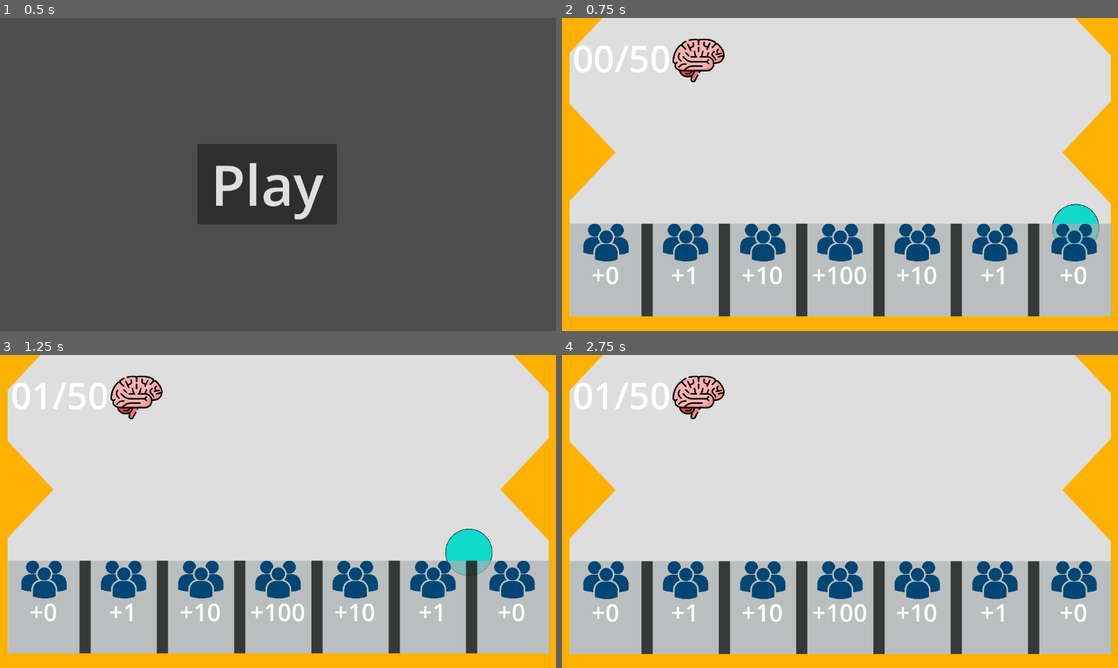
Above: before the commit, frames 1-4 (two rows, left to right).
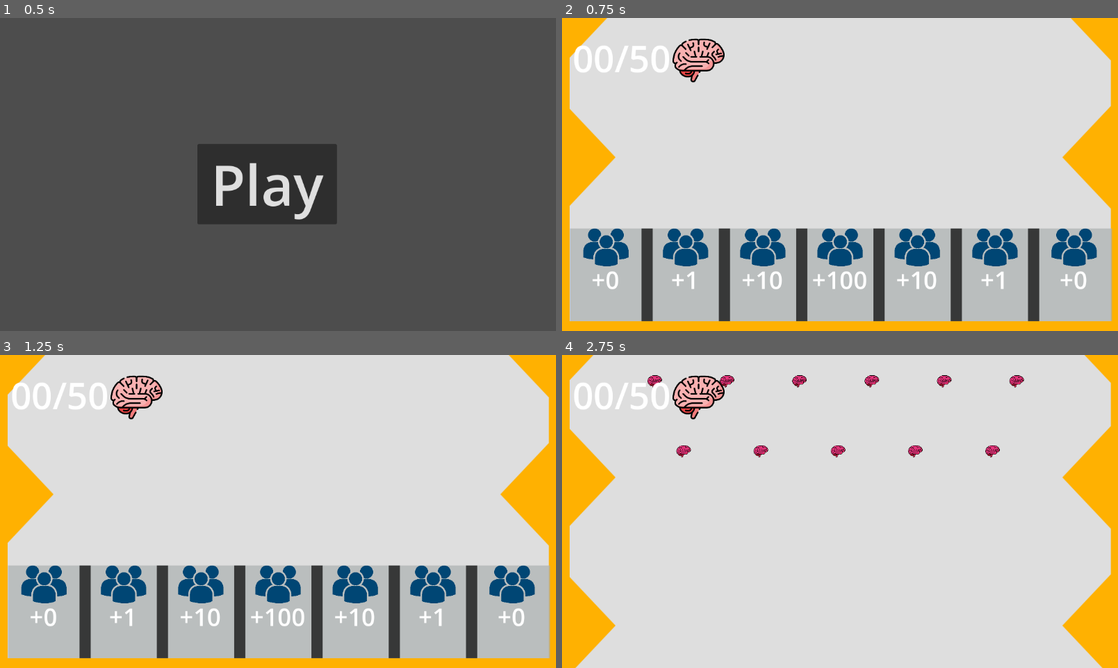
Above: after the commit, the same moments.

Repository: T3C-NEO/GoM-prototype
Game: Godot game, scene res://menu.tscn
Same seed, same stepped clock (60 frames per second), same inputs: the game is played once before the commit and once after it.
Inputs (mouse positions are in pixels of both pictures, inside the frame that each line leads up to):
- Up to frame 1 (0.5 s): no input
- Up to frame 2 (0.75 s): click "Play" at 0.5 s
- Up to frame 3 (1.25 s): no input
- Up to frame 4 (2.75 s): move the mouse to (962, 495) at 1.27 s; press the mouse at (962, 495) at 1.28 s; hold W (forward) 1.28-2.03 s; move the mouse to (728, 527) at 2.02 s; release the mouse at (728, 527) at 2.03 s; click (728, 527) at 2.1 s

Frame 1 is identical in both runs. In frame 2, 7.9% of the frame differs, in the area x 1-99%, y 0-97%; in frame 3, 8.4%; in frame 4, 35%, in the area x 1-99%, y 0-100%.

Commit message:
tweaks and text updates

Diff:
--- a/Baby Changing Station.tscn
+++ b/Baby Changing Station.tscn
@@ -83,6 +83,15 @@
 wait_time = 7.0
 autostart = true
 
+[node name="Label" type="Label" parent="."]
+offset_left = 30.0
+offset_top = 41.0
+offset_right = 392.0
+offset_bottom = 99.0
+theme_override_font_sizes/font_size = 40
+text = "Change the diaper!"
+horizontal_alignment = 1
+
 [connection signal="pressed" from="Icon/Button" to="." method="_on_button_pressed"]
 [connection signal="pressed" from="Icon2/Button2" to="." method="_on_button_2_pressed"]
 [connection signal="pressed" from="Icon3/Button3" to="." method="_on_button_3_pressed"]
--- a/baby_changing_station.gd
+++ b/baby_changing_station.gd
@@ -1,19 +1,24 @@
 extends Node2D
 
+@onready var text = $Label;
 var step1 = 2
-# Called when the node enters the scene tree for the first time.
-func _ready() -> void:
-	pass # Replace with function body.
 
 
-# Called every frame. 'delta' is the elapsed time since the previous frame.
+func _ready() -> void:
+	text.scale = Vector2.ZERO;
+
+
 func _process(_delta: float) -> void:
+	var tween = get_tree().create_tween();
+	tween.tween_property(text, "scale", Vector2(1, 1), 3);
+
 	if step1 == 0:
 		get_node("Icon3").visible = true
 	if step1 == -4:
 		step1 = 2;
 		get_node("Icon").visible = true
 		get_node("Icon2").visible = true
+		text.visible = false;
 		visible = false
 		Game.right_active = false;
 
--- a/chip.gd
+++ b/chip.gd
@@ -22,7 +22,6 @@
 	elif(!stop):
 		new_drop_point(delta);
 
-	boundaries_for_final_plinko();
 
 func set_drop_point() -> void:
 	var mouse : Vector2 = get_global_mouse_position();
@@ -45,10 +44,3 @@
 
 	if(position.x < 65 || position.x > 1085):
 		speed *= -1;
-
-func boundaries_for_final_plinko():
-	#sets, ummm, the boundaries for final plinko
-	if(position.x < 0):
-		position.x = 1150;
-	if(position.x > 1150):
-		position.x = 0;
--- a/chores.gd
+++ b/chores.gd
@@ -1,19 +1,27 @@
 extends Node2D
+
+@onready var text = $Label;
+
 
 var squee
 var cleaned = 9
 # Called when the node enters the scene tree for the first time.
 func _ready() -> void:
+	text.scale = Vector2.ZERO;
 	squee = get_node("Squeegee")
 
 
 # Called every frame. 'delta' is the elapsed time since the previous frame.
 func _process(_delta: float) -> void:
+	var tween = get_tree().create_tween();
+	tween.tween_property(text, "scale", Vector2(1, 1), 3);
+
 	var mouse = get_local_mouse_position()
 	squee.position.y = mouse.y
 	if mouse.x > 50 and mouse.x < 525:
 		squee.position.x = mouse.x
 	if cleaned == 0:
+		text.visible = false;
 		visible = false
 		Game.right_active = false;
 		cleaned = 9
--- a/chores.tscn
+++ b/chores.tscn
@@ -141,6 +141,16 @@
 wait_time = 7.0
 autostart = true
 
+[node name="Label" type="Label" parent="."]
+offset_left = 30.0
+offset_top = 156.0
+offset_right = 319.0
+offset_bottom = 219.0
+theme_override_font_sizes/font_size = 40
+text = "CLEAN!!"
+horizontal_alignment = 1
+vertical_alignment = 1
+
 [connection signal="mouse_entered" from="GrayBg/Icon/Area2D" to="GrayBg/Icon" method="_on_area_2d_mouse_entered"]
 [connection signal="mouse_entered" from="GrayBg/Icon2/Area2D" to="GrayBg/Icon2" method="_on_area_2d_mouse_entered"]
 [connection signal="mouse_entered" from="GrayBg/Icon3/Area2D" to="GrayBg/Icon3" method="_on_area_2d_mouse_entered"]
--- a/game.gd
+++ b/game.gd
@@ -5,6 +5,7 @@
 var CEODone : bool = false;
 var DebtDone : bool = false;
 var OctoDone : bool = false;
+var demoDone : bool = false;
 
 #keeps track of bossman plinko
 var sliders_active : bool = true;
--- a/loading_2.gd
+++ b/loading_2.gd
@@ -7,7 +7,7 @@
 
 
 # Called every frame. 'delta' is the elapsed time since the previous frame.
-func _process(delta: float) -> void:
+func _process(_delta: float) -> void:
 	pass
 
 
--- a/main_sccene.gd
+++ b/main_sccene.gd
@@ -4,6 +4,7 @@
 @onready var work = $work;
 @onready var tentacles = $bottom_tentacles;
 @onready var progress = $ProgressBar;
+@onready var shopping = $right/shopping;
 
 var target_time : float = 60.0;
 
@@ -15,6 +16,7 @@
 func _process(delta: float) -> void:
 	money.text = "$" + str(Game.money) + ".00"
 
+	change_color();
 
 	target_time -= delta;
 	progress.value = map(target_time, 60.0, 0.0, 100.0, 0.0);
@@ -36,6 +38,13 @@
 
 	#print($Timer.time_left)
 
+func change_color():
+	if(shopping.can_afford):
+		money.add_theme_color_override("font_color", Color.WHITE);
+	else:
+		money.add_theme_color_override("font_color", Color.RED);
+
+
 func _on_button_pressed() -> void:
 	end_level();
 
@@ -54,6 +63,7 @@
 	#Game.right_active = true;
 	pass
 
+
 func end_level():
 	Game.OctoDone = true
 	get_tree().change_scene_to_file("res://overworld3.tscn")
--- a/menu.gd
+++ b/menu.gd
@@ -7,7 +7,7 @@
 
 
 # Called every frame. 'delta' is the elapsed time since the previous frame.
-func _process(delta: float) -> void:
+func _process(_delta: float) -> void:
 	pass
 
 
--- a/overworld.gd
+++ b/overworld.gd
@@ -9,6 +9,9 @@
 @onready var ghost = $Ghost;
 @onready var time2 = $Ghost/Timer;
 
+@onready var play = $play;
+var show_thoughts : bool;
+
 func _ready() -> void:
 	playBox = 	get_node("play");
 	Game.floor = 6;
@@ -16,7 +19,9 @@
 		get_node("Bad").visible = false
 		get_node("Button").queue_free()
 
-func _process(delta: float) -> void:
+func _process(_delta: float) -> void:
+	play.visible = show_thoughts;
+
 	if (clicked == false):
 		tap.modulate.a = 1-(timer.time_left);
 	if (clicked == true):
@@ -79,3 +84,13 @@
 	tween.tween_property(ghost, "scale", Vector2(0.645,0.645), 1)
 	#clicked = false;
 	$TapHere/Timer2.start();
+
+
+func _on_area_2d_body_entered(body: Node2D) -> void:
+	if(body.name == "CharacterBody2D"):
+		show_thoughts = true;
+
+
+func _on_area_2d_body_exited(body: Node2D) -> void:
+	if(body.name == "CharacterBody2D"):
+		show_thoughts = false;
--- a/overworld.tscn
+++ b/overworld.tscn
@@ -154,8 +154,7 @@
 button_mask = 0
 text = "Lauren - Graphic Designer
 
-Oof. All that debt from their partner's medical bills is driving them crazy. Let's pluck those thoughts out so they can work in peace.
-
+Massive debt troubling the mind, huh? Classic!  I'll pluck those thoughts out so you can work in peace.
 
 
 "
@@ -181,9 +180,7 @@
 offset_right = 1204.0
 offset_bottom = 245.0
 button_mask = 0
-text = "Lauren - Graphic Designer
-
-Finally, with all those silly thoughts of debt gone she can work or something"
+text = "It's not debt relief but at least it's relief from debt! "
 autowrap_mode = 2
 
 [node name="play2" type="Button" parent="."]
--- a/overworld0.tscn
+++ b/overworld0.tscn
@@ -11,6 +11,12 @@
 [ext_resource type="PackedScene" uid="uid://dxn7a40jr2idf" path="res://character_body_2d.tscn" id="7_iss8g"]
 [ext_resource type="Texture2D" uid="uid://mkcoy28k0wp8" path="res://assets/sprites and images/boss sketch room.png" id="10_7bwa3"]
 [ext_resource type="Texture2D" uid="uid://cij4gldeypg7e" path="res://assets/sprites and images/player sprite 1.png" id="10_x0n3w"]
+
+[sub_resource type="CircleShape2D" id="CircleShape2D_y58ly"]
+radius = 94.6563
+
+[sub_resource type="CircleShape2D" id="CircleShape2D_qv4br"]
+radius = 174.0
 
 [node name="Overworld" type="Node2D"]
 script = ExtResource("1_0u7lh")
@@ -90,28 +96,30 @@
 there's more meritocracy
 to spread  here >:)"
 
+[node name="CollisionShape2D" type="CollisionShape2D" parent="CharacterBody2D"]
+shape = SubResource("CircleShape2D_y58ly")
+
 [node name="play" type="Button" parent="."]
 auto_translate_mode = 1
-visible = false
-offset_left = 482.0
-offset_top = 94.0
-offset_right = 718.0
-offset_bottom = 314.0
+offset_left = 564.0
+offset_top = 22.0
+offset_right = 783.0
+offset_bottom = 237.0
 button_mask = 0
 text = "Clive Sterling - CEO
 
-Inherited the company from his father. Practically eating out of my hands already, but it's time for a tune-up.
+Inherited a million-dollar company and took it the extra mile to become a self-made billionaire!
 
-
-"
+Not sure which of us needs the other more..."
 autowrap_mode = 2
 
 [node name="PlayButton" type="Button" parent="play"]
+visible = false
 modulate = Color(0.339368, 0.587909, 1, 1)
 self_modulate = Color(0.28814, 0.64651, 1, 1)
 layout_mode = 0
 offset_top = 172.0
-offset_right = 236.0
+offset_right = 241.0
 offset_bottom = 220.0
 theme_override_font_sizes/font_size = 21
 text = "Enter Mind"
@@ -141,6 +149,12 @@
 one_shot = true
 autostart = true
 
+[node name="Area2D" type="Area2D" parent="."]
+
+[node name="CollisionShape2D" type="CollisionShape2D" parent="Area2D"]
+position = Vector2(893, 245)
+shape = SubResource("CircleShape2D_qv4br")
+
 [connection signal="pressed" from="Button" to="." method="_on_button_pressed"]
 [connection signal="pressed" from="Button2" to="." method="_on_button_2_pressed"]
 [connection signal="timeout" from="TapHere/Timere" to="." method="_on_timer_timeout"]
@@ -148,3 +162,5 @@
 [connection signal="pressed" from="play/PlayButton" to="." method="_on_play_button_pressed"]
 [connection signal="pressed" from="NextFloor/Button3" to="." method="_on_button_3_pressed"]
 [connection signal="timeout" from="Ghost/Timer4" to="." method="_on_timer_4_timeout"]
+[connection signal="body_entered" from="Area2D" to="." method="_on_area_2d_body_entered"]
+[connection signal="body_exited" from="Area2D" to="." method="_on_area_2d_body_exited"]
--- a/overworld1.gd
+++ b/overworld1.gd
@@ -22,7 +22,7 @@
 		ghost.position = Game.ghostPos;
 
 
-func _process(delta: float) -> void:
+func _process(_delta: float) -> void:
 	if (ghost.position.x > 1105 and ghost.position.x < 1405):
 		if (Game.DebtDone == false):
 			playBox.visible = true;
--- a/overworld3.tscn
+++ b/overworld3.tscn
@@ -134,14 +134,13 @@
 
 [node name="octodone" type="Button" parent="."]
 auto_translate_mode = 1
+visible = false
 offset_left = 1199.0
 offset_top = 38.0
-offset_right = 1364.0
+offset_right = 1400.0
 offset_bottom = 186.0
 button_mask = 0
-text = "Katorah - Barista
-
-That's right, just keep working, don't think about your struggles"
+text = "That was close. She has some dark thoughts down there. But who needs therapy when you've got me?!"
 autowrap_mode = 2
 
 [node name="NextFloor" type="Sprite2D" parent="."]
@@ -165,9 +164,9 @@
 offset_right = 821.0
 offset_bottom = 255.0
 button_mask = 0
-text = "A placeholder guy
-
-maybe some text about why his brain is so empty/thoughts are so scattered, maybe he has ADHD or something
+text = "Robert - Intern
+
+What a scatterbrain! I don't care if you're not being paid. You should ALWAYS give 110 percent!
 
 
 
@@ -194,11 +193,7 @@
 offset_right = 801.0
 offset_bottom = 171.0
 button_mask = 0
-text = "A placeholder guy
-
-this guy is now working hard or something
-
-"
+text = "Glad I got through to him because he may need to stay late today. "
 autowrap_mode = 2
 
 [connection signal="pressed" from="Button" to="." method="_on_button_pressed"]
--- a/overworld_4.gd
+++ b/overworld_4.gd
@@ -3,16 +3,23 @@
 
 @onready var ghost = $Ghost;
 @onready var play = $play;
+@onready var after_thought = $jordan_done;
+
 
 var show_thoughts : bool;
+var near_elevator : bool;
 
 
 func _ready() -> void:
 	play.visible = false;
+	after_thought.visible = false;
 
 
-func _process(delta: float) -> void:
-	play.visible = show_thoughts;
+func _process(_delta: float) -> void:
+	if(!Game.demoDone):
+		play.visible = show_thoughts;
+	else:
+		after_thought.visible = show_thoughts;
 
 
 func _on_area_2d_body_entered(body: Node2D) -> void:
@@ -27,3 +34,18 @@
 
 func _on_play_button_pressed() -> void:
 	get_tree().change_scene_to_file("res://plinko_3.tscn");
+
+
+func _on_elevator_button_pressed() -> void:
+	if(Game.demoDone && near_elevator):
+		get_tree().change_scene_to_file("res://loading3.tscn");
+
+
+func _on_elevator_detection_body_entered(body: Node2D) -> void:
+	if(body.name == "Ghost"):
+		near_elevator = true;
+
+
+func _on_elevator_detection_body_exited(body: Node2D) -> void:
+	if(body.name == "Ghost"):
+		near_elevator = false;
--- a/overworld_4.tscn
+++ b/overworld_4.tscn
@@ -1,10 +1,13 @@
-[gd_scene load_steps=8 format=3 uid="uid://cp11m87rr6eq0"]
+[gd_scene load_steps=9 format=3 uid="uid://cp11m87rr6eq0"]
 
 [ext_resource type="Script" path="res://overworld_4.gd" id="1_tujme"]
 [ext_resource type="Texture2D" uid="uid://dmxqn7ipbraw5" path="res://image (1).png" id="2_c078n"]
 [ext_resource type="Texture2D" uid="uid://bbtr8ai31fia4" path="res://assets/elevator.png" id="3_qmjap"]
 [ext_resource type="Texture2D" uid="uid://d3e5hjq3v36rx" path="res://assets/bad.png" id="4_pmc3y"]
 [ext_resource type="PackedScene" uid="uid://dxn7a40jr2idf" path="res://character_body_2d.tscn" id="5_q4dck"]
+
+[sub_resource type="RectangleShape2D" id="RectangleShape2D_rivd8"]
+size = Vector2(181.038, 211.87)
 
 [sub_resource type="CircleShape2D" id="CircleShape2D_oflij"]
 radius = 104.13
@@ -25,6 +28,18 @@
 scale = Vector2(2.52985, 2.52985)
 texture = ExtResource("3_qmjap")
 
+[node name="elevator_button" type="Button" parent="Elevator"]
+offset_left = -64.1624
+offset_top = -83.0
+offset_right = 68.8376
+offset_bottom = 121.0
+
+[node name="elevator_detection" type="Area2D" parent="Elevator"]
+
+[node name="CollisionShape2D" type="CollisionShape2D" parent="Elevator/elevator_detection"]
+position = Vector2(-19.3687, 15.416)
+shape = SubResource("RectangleShape2D_rivd8")
+
 [node name="Bad" type="Sprite2D" parent="."]
 modulate = Color(1, 1, 1, 0.54902)
 position = Vector2(310, 102)
@@ -41,7 +56,7 @@
 limit_bottom = 650
 metadata/_edit_lock_ = true
 
-[node name="textNode" type="Button" parent="Ghost"]
+[node name="player_text" type="Button" parent="Ghost"]
 auto_translate_mode = 1
 visible = false
 offset_left = -127.0
@@ -101,6 +116,9 @@
 [node name="CollisionShape2D" type="CollisionShape2D" parent="Marker2D/Player Detection"]
 shape = SubResource("CircleShape2D_11bs0")
 
+[connection signal="pressed" from="Elevator/elevator_button" to="." method="_on_elevator_button_pressed"]
+[connection signal="body_entered" from="Elevator/elevator_detection" to="." method="_on_elevator_detection_body_entered"]
+[connection signal="body_exited" from="Elevator/elevator_detection" to="." method="_on_elevator_detection_body_exited"]
 [connection signal="pressed" from="play/PlayButton" to="." method="_on_play_button_pressed"]
 [connection signal="body_entered" from="Marker2D/Player Detection" to="." method="_on_area_2d_body_entered"]
 [connection signal="body_exited" from="Marker2D/Player Detection" to="." method="_on_area_2d_body_exited"]
--- a/plinko.gd
+++ b/plinko.gd
@@ -1,6 +1,6 @@
 extends Node2D
 
-@onready var prong = preload("res://prong.tscn");
+@onready var prong = preload("res://Prong.tscn");
 @onready var chip = $chip;
 @onready var brains = $CanvasLayer/Label;
 @onready var goal = $Label8;
@@ -41,7 +41,7 @@
 			add_child(prongs);
 
 
-func _process(delta: float) -> void:
+func _process(_delta: float) -> void:
 	if Game.PlinkNum < 10:
 		brains.text = "0"+str(Game.PlinkNum)+"/50";
 	else:
@@ -51,11 +51,14 @@
 		fontSize -= 5;
 	else:
 		fontSize += 5;
-	if (moving == true):
-		chip.position = chip.position.lerp(Vector2(-416, 237), delta * 4)
-	if (chip.position.y < 380 and moving == true):
+	if (moving):
+		var tween = get_tree().create_tween();
+		tween.tween_property(get_node("chip/cam"), "offset", Vector2.ZERO, 3).set_trans(Tween.TRANS_LINEAR);
+		await tween.finished;
 		moving = false;
-		chip.position = Vector2(128, 237);
+
+		#moving = false;
+		#chip.position = Vector2(128, 237);
 
 	move_slides();
 
@@ -109,5 +112,6 @@
 	get_node("chip/cam").position_smoothing_speed = 2;
 
 
+
 func _on_slide_timer_timeout() -> void:
 	slides.visible = true;
--- a/plinko.tscn
+++ b/plinko.tscn
@@ -393,12 +393,13 @@
 texture = ExtResource("3_gpv0d")
 
 [node name="chip" parent="." instance=ExtResource("5_jnh2c")]
-position = Vector2(-416, 3471)
+position = Vector2(208, 240)
 physics_material_override = SubResource("PhysicsMaterial_jyg1f")
 continuous_cd = 2
 
 [node name="cam" type="Camera2D" parent="chip"]
 position = Vector2(59, 111)
+offset = Vector2(0, 3000)
 limit_left = 0
 limit_top = 0
 limit_right = 1150
--- a/plinko2.tscn
+++ b/plinko2.tscn
@@ -389,12 +389,13 @@
 texture = ExtResource("6_vvb4x")
 
 [node name="chip" parent="." instance=ExtResource("7_17o8f")]
-position = Vector2(-416, 3471)
+position = Vector2(130, 241)
 physics_material_override = SubResource("PhysicsMaterial_jyg1f")
 continuous_cd = 2
 
 [node name="cam" type="Camera2D" parent="chip"]
 position = Vector2(59, 111)
+offset = Vector2(0, 3000)
 limit_left = 0
 limit_top = 0
 limit_right = 1150
--- a/plinko_2.gd
+++ b/plinko_2.gd
@@ -1,11 +1,11 @@
 extends Node2D
 
-@onready var prong = preload("res://prong.tscn");
+@onready var prong = preload("res://Prong.tscn");
 @onready var chip = $chip;
 @onready var brains = $CanvasLayer/Label;
 @onready var goal = $Label8;
 
-@onready var slides = $Slides;
+#@onready var slides = $Slides;
 
 @onready var big = $Label8/Big;
 @onready var small = $Label8/small;
@@ -20,8 +20,13 @@
 var biging = false;
 var fontSize = 80;
 
+var moving : bool;
+
 
 func _ready() -> void:
+	chip.position = Vector2(128, 237);
+	get_node("chip/cam").position_smoothing_speed = 2;
+
 	for row in range(rows):
 		for col in range(columnsA):
 			var prongs = prong.instantiate();
@@ -45,6 +50,12 @@
 		fontSize -= 5;
 	else:
 		fontSize += 5;
+
+	if(moving):
+		var tween = get_tree().create_tween();
+		tween.tween_property(get_node("chip/cam"), "offset", Vector2.ZERO, 3).set_trans(Tween.TRANS_LINEAR);
+		await tween.finished;
+		moving = false;
 
 func _on_button_pressed() -> void:
 	chip.drop = true;
@@ -81,5 +92,6 @@
 
 
 func _on_timer_timeout() -> void:
-	chip.position = Vector2(128, 237);
-	get_node("chip/cam").position_smoothing_speed = 2;
+	moving = true;
+	#chip.position = Vector2(128, 237);
+	#get_node("chip/cam").position_smoothing_speed = 2;
--- a/plinko_3.gd
+++ b/plinko_3.gd
@@ -1,6 +1,6 @@
 extends Node2D
 
-@onready var prong = preload("res://prong.tscn");
+@onready var prong = preload("res://Prong.tscn");
 @onready var chip = $chip;
 
 var columnsA : int = 6;
@@ -29,13 +29,14 @@
 
 
 # Called every frame. 'delta' is the elapsed time since the previous frame.
-func _process(delta: float) -> void:
+func _process(_delta: float) -> void:
 	if(Input.is_action_just_pressed("mouse_left")):
 		chip.drop = true;
 
 	if(win || lose):
 		var timer = get_tree().create_timer(2);
 		await timer.timeout;
+		Game.demoDone = true;
 		get_tree().change_scene_to_file("res://overworld_4.tscn");
 
 
--- a/shopping.gd
+++ b/shopping.gd
@@ -1,4 +1,6 @@
 extends Node2D
+
+@onready var text = $Label;
 
 @onready var food = $groceries;
 @onready var food2 = $groceries2;
@@ -19,9 +21,12 @@
 var total_cost : int = 0;
 var amount_to_add : Array[int] = [7, 6, 3, 30, 5, 4, 20];
 var in_basket : Array = [false, false, false, false, false, false, false];
-#idk why I'm doing it this way
+
+var can_afford : bool;
 
 func _ready() -> void:
+	text.scale = Vector2.ZERO;
+
 	#setting basket position for later
 	for i in range(food_array.size()):
 		food_array[i].basket_pos = $basket.position;
@@ -30,7 +35,16 @@
 
 
 func _process(_delta: float) -> void:
+	var tween = get_tree().create_tween();
+	tween.tween_property(text, "scale", Vector2(1, 1), 3);
+
 	cost.text = "Total: $" + str(total_cost);
+
+	#work minigame will track this boolean to change text color
+	if(total_cost <= Game.money):
+		can_afford = true;
+	else:
+		can_afford = false;
 
 	#resets everything when game is over
 	if(!visible):
@@ -48,9 +62,10 @@
 
 func _on_button_pressed() -> void:
 	#ends game as long as player doesn't go over budget
-	if(total_cost <= Game.money):
+	if(can_afford):
 		Game.money -= total_cost;
 		Game.right_active = false;
+		text.visible = false;
 		visible = false;
 
 
--- a/shopping.tscn
+++ b/shopping.tscn
@@ -202,6 +202,15 @@
 theme_override_colors/font_color = Color(0, 0, 0, 1)
 theme_override_font_sizes/font_size = 30
 text = "Total: $"
+
+[node name="Label" type="Label" parent="."]
+offset_left = 902.0
+offset_top = 108.0
+offset_right = 1117.0
+offset_bottom = 196.0
+theme_override_colors/font_color = Color(0, 0, 0, 1)
+theme_override_font_sizes/font_size = 30
+text = "Purchase Items!"
 
 [connection signal="area_entered" from="basket/basket_detection" to="." method="_on_area_2d_area_entered"]
 [connection signal="area_exited" from="basket/basket_detection" to="." method="_on_area_2d_area_exited"]
--- a/work (2).tscn
+++ b/work (2).tscn
@@ -120,5 +120,13 @@
 theme_override_font_sizes/font_size = 16
 text = "fill line"
 
+[node name="Label" type="Label" parent="."]
+offset_left = 203.0
+offset_top = 58.0
+offset_right = 337.0
+offset_bottom = 100.0
+theme_override_font_sizes/font_size = 30
+text = "Tap to fill"
+
 [connection signal="pressed" from="CoffeeMachine/Button" to="." method="_on_button_pressed"]
 [connection signal="pressed" from="done" to="." method="_on_done_pressed"]
--- a/work_(2).gd
+++ b/work_(2).gd
@@ -1,4 +1,6 @@
 extends Node2D
+
+@onready var text = $Label;
 
 @onready var icon1 = $Icon;
 @onready var icon2 = $Icon2;
@@ -63,6 +65,7 @@
 				icons[i].texture = old_texture;
 				icons[i].modulate.a = 1;
 
+
 	elif(cancel_order):
 		for i in range(icons.size()):
 			if(icons[i].texture == old_texture):
@@ -73,6 +76,10 @@
 		index = 0;
 		change_color = true;
 		cancel_order = false;
+
+	#turn off text after a while
+	if(orders_served && text.visible):
+		text.visible = false;
 
 
 func _on_button_pressed() -> void:
Not shown: 1 places in overworld0.tscn that only renumber resources
